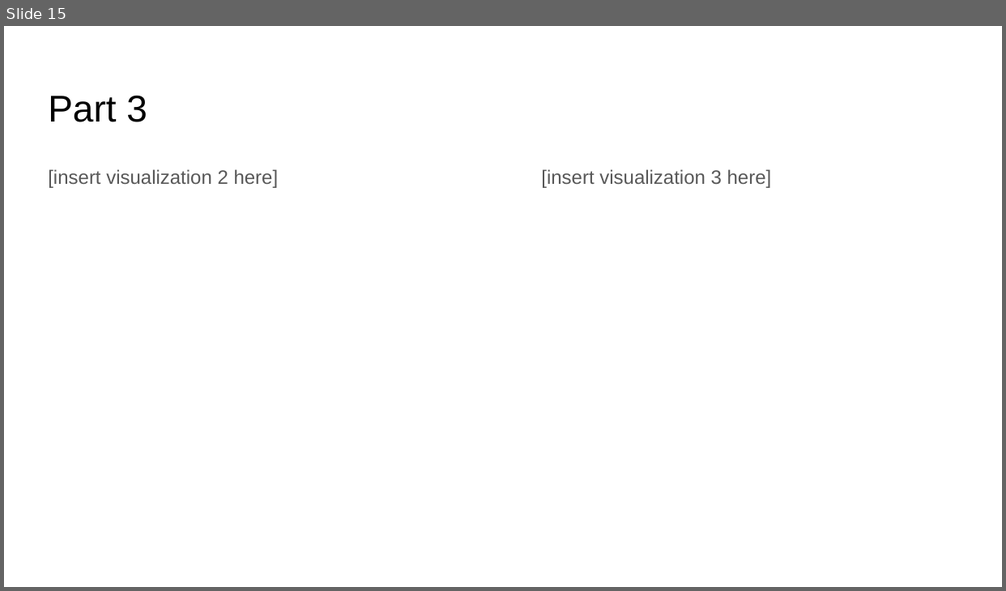
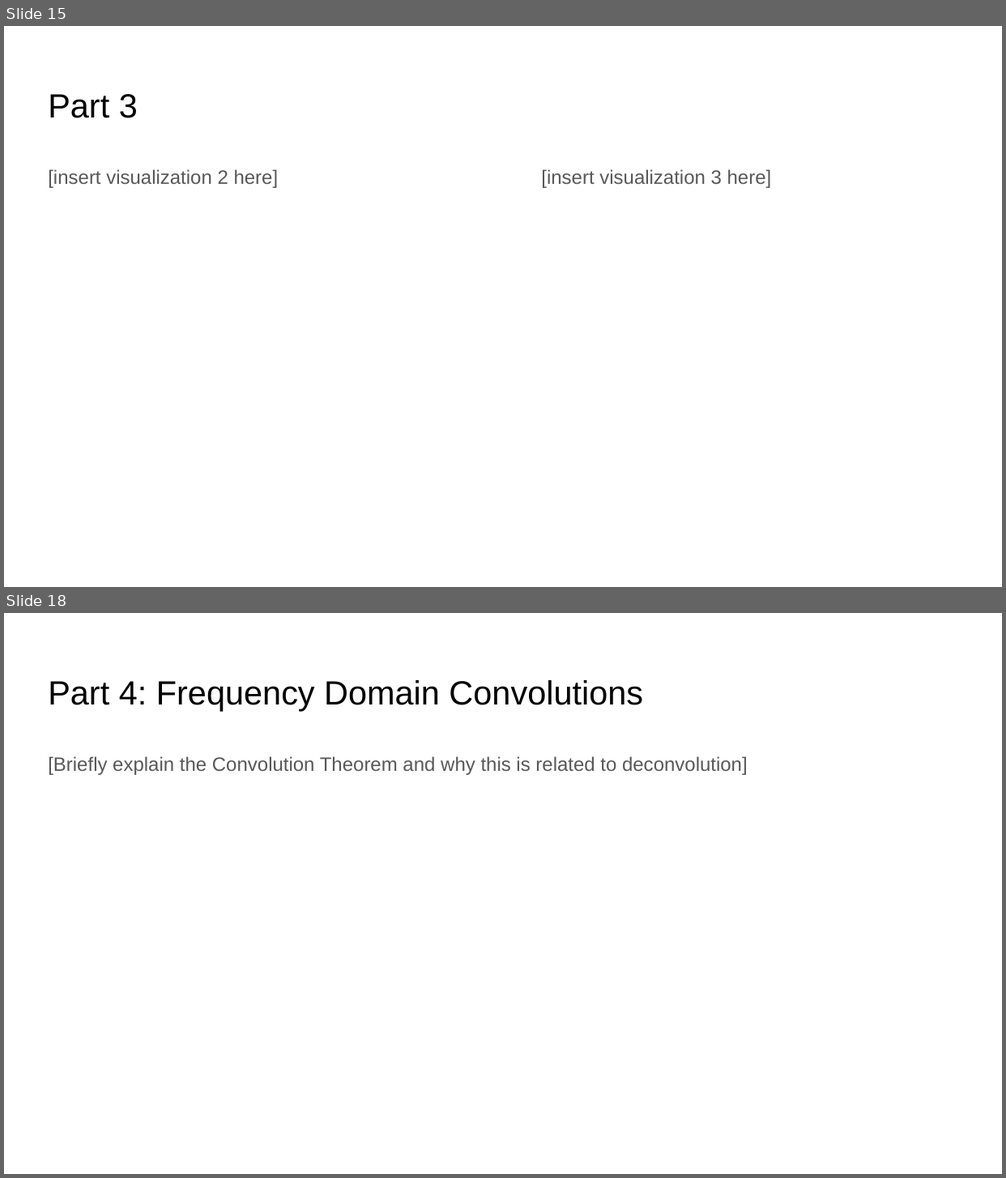
Before and after one commit to aashutoshav/Computer-Vision-Project-1, a slide deck: docs/report.pptx. Shown one above the other, each under a label of ours: slide 15 before the commit, slides 15 and 18 after it; the slides between them are not shown. The pictures are 1006x591 and 1006x1178 pixels, drawn with LibreOffice and Linux fonts; fonts in the diff are those of the drawing. Boxes give left, top, right and bottom in pixels: in the first picture for what was removed or moved away, otherwise in the second. Text is boxed around its words. In the diff, an @@ line names an element or a change of style, - is before the commit and + after.

Commit message:
Update student version for part 4 Spring 2022

```diff
--- a/docs/report.pptx
+++ b/docs/report.pptx
@@ slide 18 added at (x1=4, y1=613, x2=1002, y2=1174), background #FFFFFF @@
@@ title added at (x1=48, y1=680, x2=643, y2=711), 24.2 pt, text #000000 @@
+Part 4: Frequency Domain Convolutions
@@ text added at (x1=48, y1=756, x2=748, y2=775), 14 pt, text #585858 @@
+[Briefly explain the Convolution Theorem and why this is related to deconvolution]
@@ slide 15 changed as well @@
@@ title "Part 3" at (x1=48, y1=94, x2=138, y2=118): size 26.9 to 24.2 pt @@
```
Also in this commit, not shown: 15 other slides changed, 5 other slides added, 11 other files.
